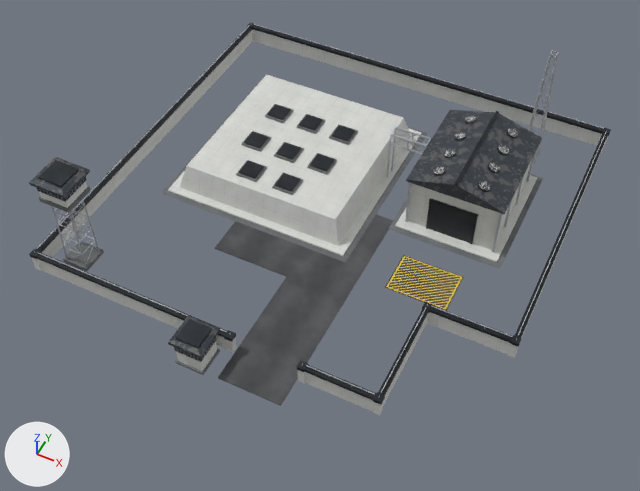
The glTF model Models/abm_silo_lvl2.glb as it was, and as the next commit left it.
Both versions are drawn from a 50 mm lens placed at (45.5, -98.4, 110.0), pointed at (1.4, -10.1, -0.3). The lights are fixed; the arrows at lower left show +X, +Y and +Z. The first picture is the older version. Vertices at exactly the same position are counted once.

Names of what the first picture shows: 'SLO_L2_Asphalt', 'SLO_L2_ConcDark', 'SLO_L2_ConcLight', 'SLO_L2_DoorCorr', 'SLO_L2_HatchZone', 'SLO_L2_RoofCorr', 'SLO_L2_SteelDark', 'SLO_L2_SteelTruss' and 2 more.
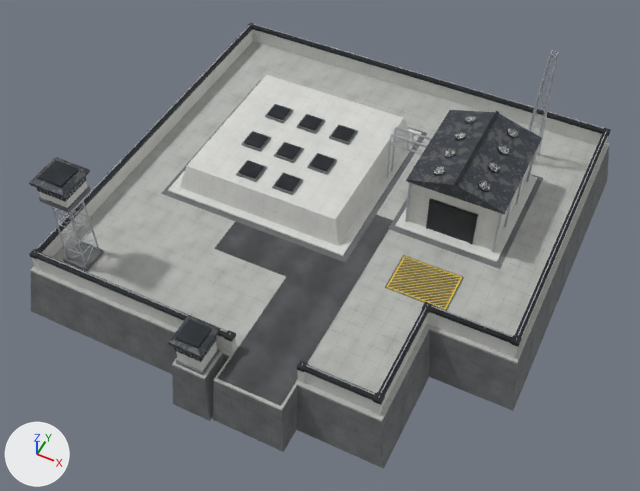
The change, as a diff of the scene's bpy script:
```diff
--- a/Models/abm_silo_lvl2.glb.py
+++ b/Models/abm_silo_lvl2.glb.py
@@ img_tex_no_concrete_mid @@
+img_tex_no_concrete_mid = load_image('tex_no_concrete_mid', '_unpacked/tex_no_concrete_mid', 512, 512, 'sRGB')
@@ mat_mat_no_concrete_mid @@
+mat_mat_no_concrete_mid = principled_material('Mat_NO_Concrete_Mid')
+mat_mat_no_concrete_mid.texture = img_tex_no_concrete_mid
+mat_mat_no_concrete_mid.roughness = 0.88
@@ me_slo_l2_concdark_007 @@
 # used by ob_slo_l2_concdark; location = (0.0, 0.0, 0.0)
-me_slo_l2_concdark_007.from_pydata(...)  # 104 vertices, 156 faces; spans x -34.7..29.9, y -40.9..23.9, z 0.0..15.0
+me_slo_l2_concdark_007.from_pydata(...)  # 132 vertices, 200 faces; spans x -39.8..39.8, y -42.4..37.8, z -10.0..15.0
+# me_slo_l2_concdark_007 part 1
+# 28 vertices are added at x -39.8..39.8, y -42.4..37.8, z -10.0..-0.3
+# 44 new faces join them
 me_slo_l2_concdark_007.materials.append(mat_mat_no_concrete_dark)
@@ me_slo_l2_concmid_001 @@
+me_slo_l2_concmid_001.from_pydata(...)  # 28 vertices, 44 faces; spans x -38.2..38.2, y -41.3..36.2, z -0.4..0.0
+me_slo_l2_concmid_001.materials.append(mat_mat_no_concrete_mid)  # picture img_tex_no_concrete_mid
@@ ob_slo_l2_concmid @@
+ob_slo_l2_concmid = bpy.data.objects.new('SLO_L2_ConcMid', me_slo_l2_concmid_001)
+ob_slo_l2_concmid.location = (0.0, 0.0, 0.0)
```

What differs and where, as boxes (x1, y1, x2, y2) in the pictures (640 x 491 px):
'SLO_L2_ConcMid', added
    after: (30, 42, 609, 422)
'SLO_L2_ConcDark', reshaped
    before: (39, 80, 543, 375)
    after: (31, 80, 609, 469)
part 1 of me_slo_l2_concdark_007, added
    after: (31, 147, 609, 469)
